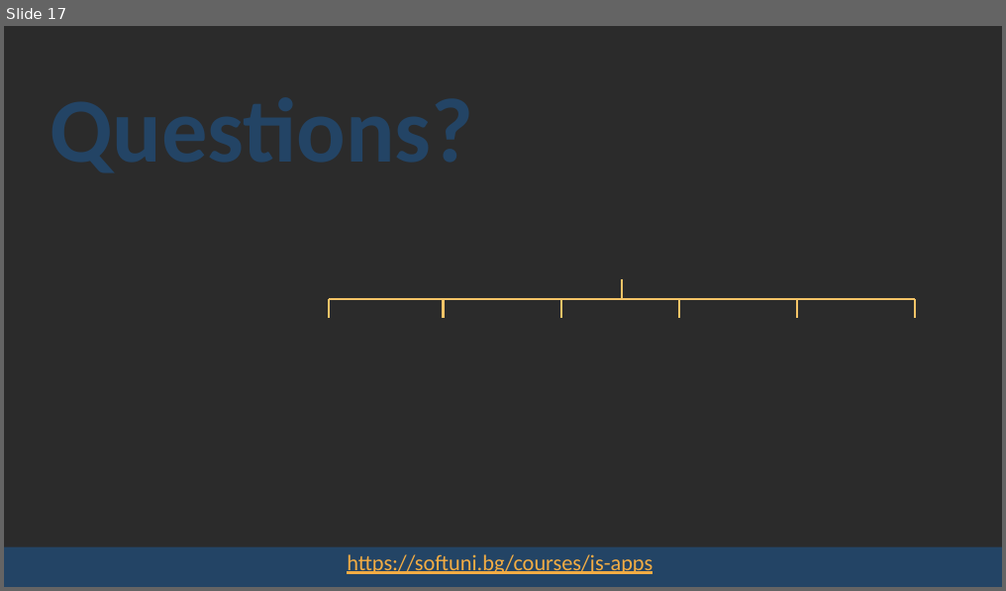
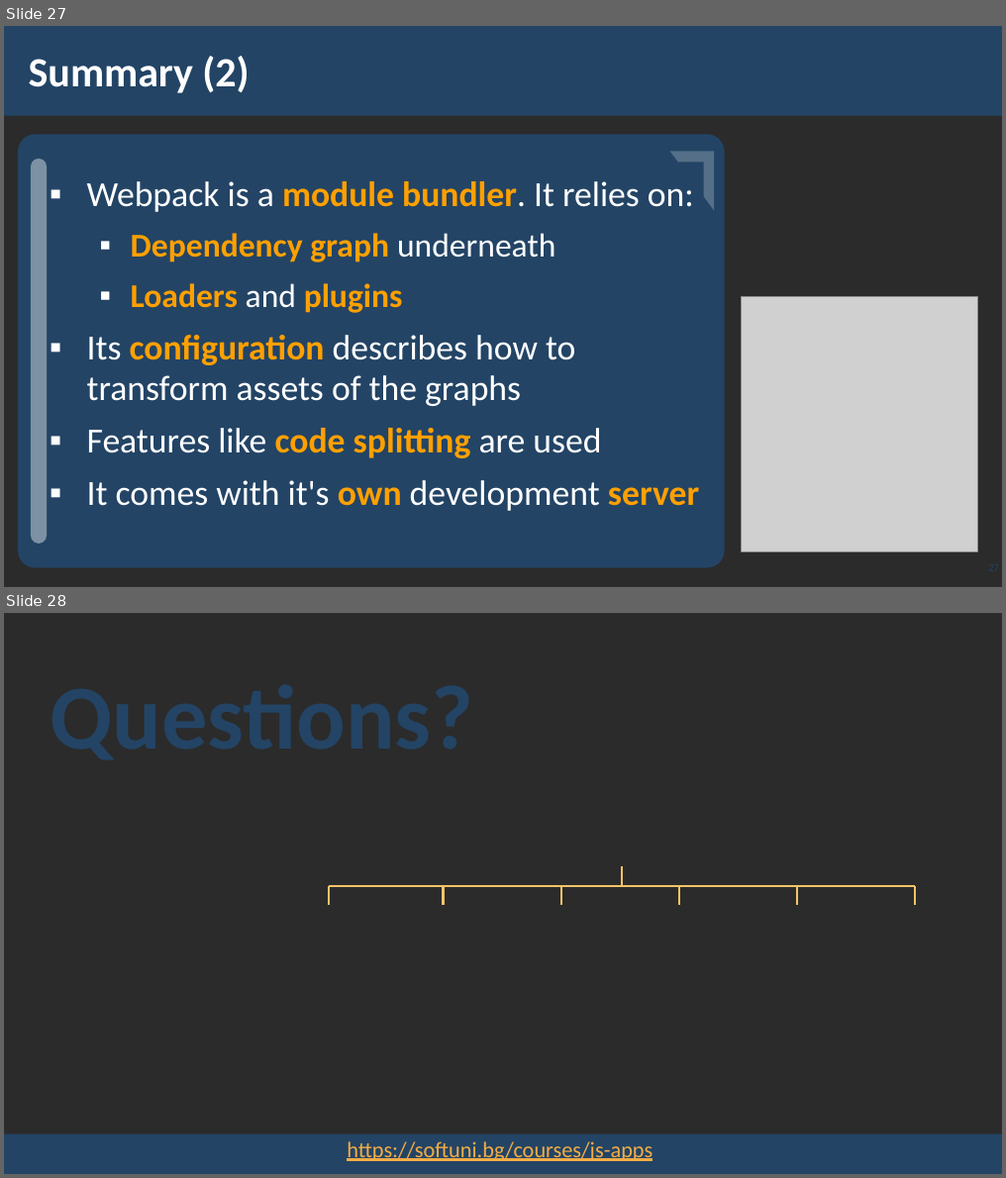
Before and after one commit to pirocorp/JS-APPS, a slide deck: 09. WEBPACK/09. JS-Applications-Webpack.pptx. Shown one above the other, each under a label of ours: slide 17 before the commit, slides 27 and 28 after it. The pictures are 1006x591 and 1006x1178 pixels, drawn with LibreOffice and Linux fonts; fonts in the diff are those of the drawing; grey boxes stand for pictures; background and template pictures are left out; a plain dark background stands for a picture behind light text. Boxes give left, top, right and bottom in pixels: in the first picture for what was removed or moved away, otherwise in the second. Text is boxed around its words. In the diff, an @@ line names an element or a change of style, - is before the commit and + after.

Commit message:
09. JS-Applications-Webpack -> added a bit advanced build

```diff
--- a/09. WEBPACK/09. JS-Applications-Webpack.pptx
+++ b/09. WEBPACK/09. JS-Applications-Webpack.pptx
@@ slide 27 added at bbox=[4, 26, 1002, 587], background picture (left out) @@
@@ rectangle added at bbox=[4, 26, 1002, 116], fill #234465 @@
@@ title added at bbox=[29, 56, 249, 93], 40 pt, text #FFFFFF, bold @@
+Summary (2)
@@ rounded rectangle added at bbox=[18, 135, 725, 569], fill #234465, 24 pt, text #234465 @@
+• Arrow functions ≈ short function syntax
@@ rounded rectangle added at bbox=[31, 159, 47, 544], fill #FFFFFF at 41% opacity @@
@@ half frame added at bbox=[670, 151, 714, 210], fill #FFFFFF at 23% opacity @@
@@ text added at bbox=[87, 181, 699, 511], 34 pt, text #FFFFFF @@
+▪ Webpack is a module bundler. It relies on:
+  ▪ Dependency graph underneath
+  ▪ Loaders and plugins
+▪ Its configuration describes how to
+  transform assets of the graphs
+▪ Features like code splitting are used
+▪ It comes with it's own development server
@@ picture added at bbox=[742, 297, 977, 553] @@
@@ page number added at bbox=[966, 561, 1002, 577], 10 pt, text #234465 @@
+27
@@ what was slide 17 is now slide 28 @@
```
Also in this commit, not shown: 1 slide changed, 10 other slides added.
